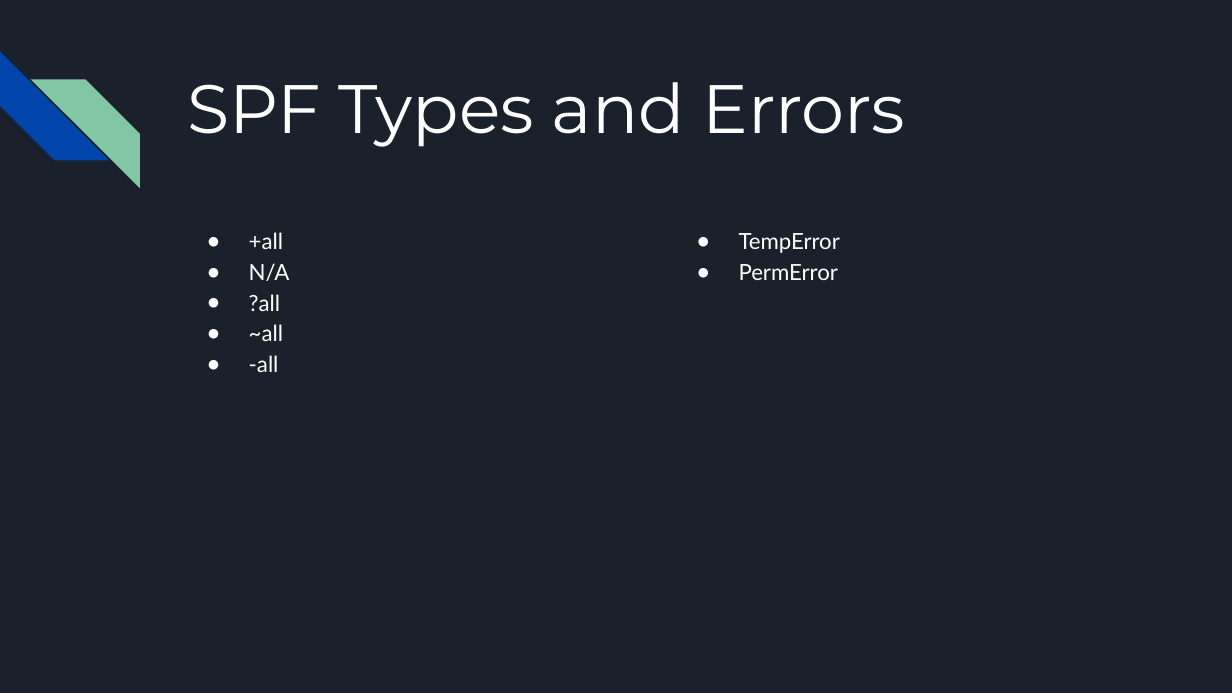
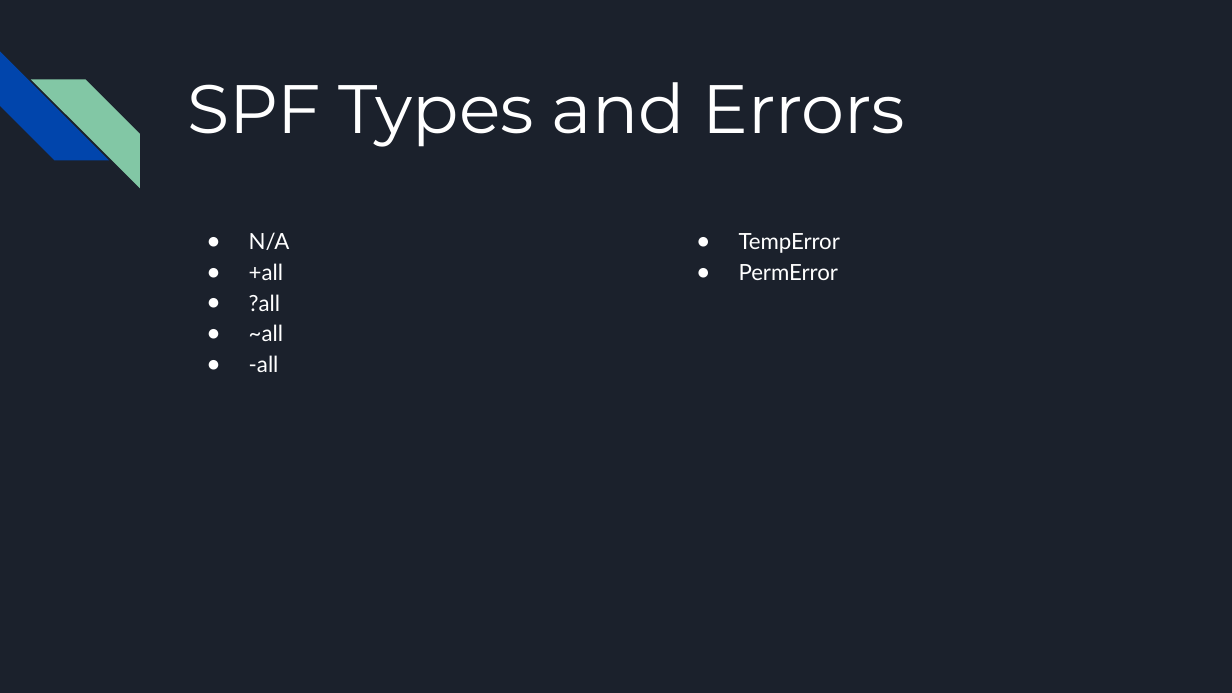
Before and after one commit to wesleykirkland/PowerShell-Email-Security, a slide deck: slide 5 of Presentation/Email Security.pptx (slide 4 before the commit). Drawn at 1232x693 pixels with LibreOffice and Linux fonts; fonts in the diff are those of the drawing. Boxes give left, top, right and bottom in pixels: in the first picture for what was removed or moved away, otherwise in the second. Text is boxed around its words. In the diff, an @@ line names an element or a change of style, - is before the commit and + after.

```diff
--- a/Presentation/Email Security.pptx
+++ b/Presentation/Email Security.pptx
@@ text at (249, 232, 290, 250): paragraph added @@
+● N/A
@@ text at (249, 263, 290, 281): paragraph removed @@
-● N/A
```
Also in this commit, not shown: 10 other slides changed, 4 slides added.
